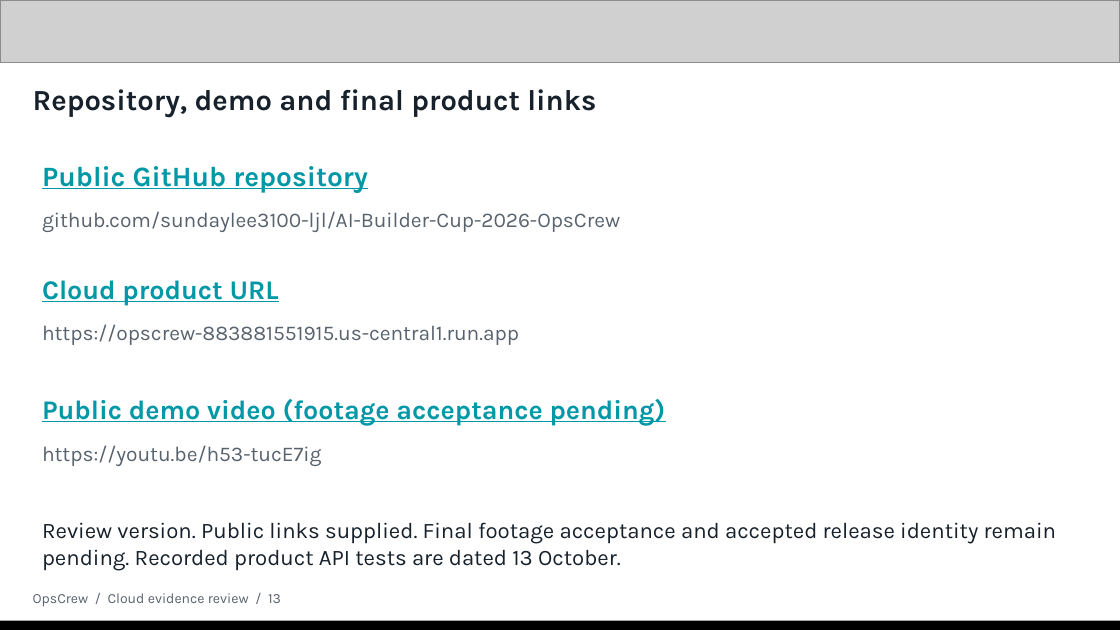
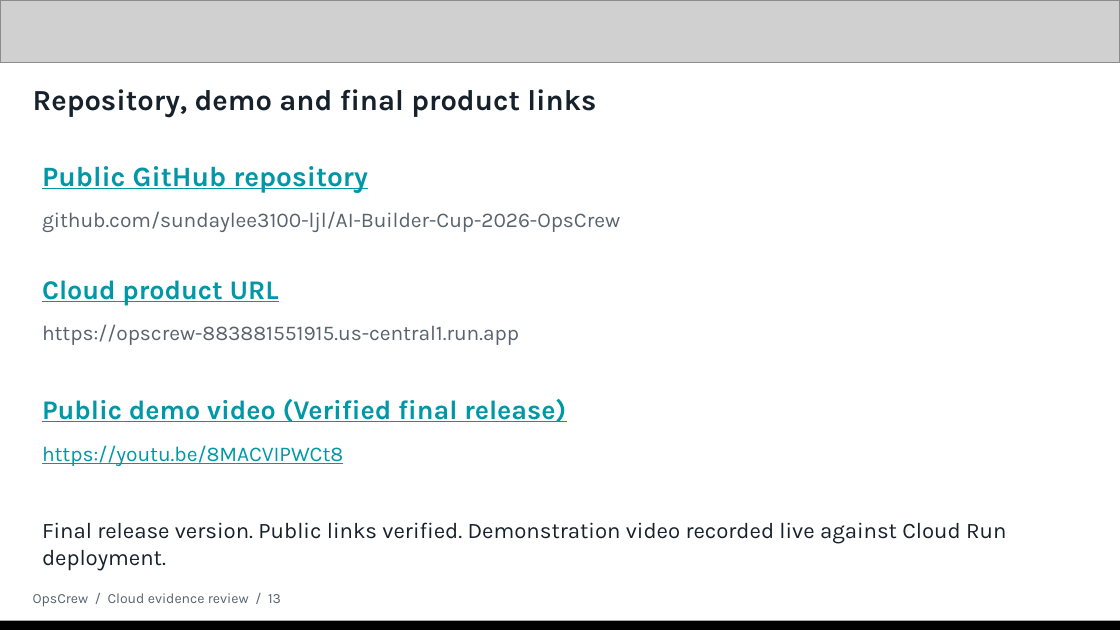
Before and after one commit to YaoIsAI/AI-Builder-Cup-2026-OpsCrew, a slide deck: slide 13 of submission/OpsCrew_Proposal_Cloud_cloud-public-links-review-2026-10-14.pptx. Drawn at 1120x630 pixels with LibreOffice and Linux fonts; fonts in the diff are those of the drawing; grey boxes stand for pictures. Boxes give left, top, right and bottom in pixels: in the first picture for what was removed or moved away, otherwise in the second. Text is boxed around its words. In the diff, an @@ line names an element or a change of style, - is before the commit and + after.

Commit message:
docs(submission): bind verified YouTube demo URL 8MACVIPWCt8 to proposal deck and release manifest

```diff
--- a/submission/OpsCrew_Proposal_Cloud_cloud-public-links-review-2026-10-14.pptx
+++ b/submission/OpsCrew_Proposal_Cloud_cloud-public-links-review-2026-10-14.pptx
@@ text at [42, 399, 566, 422]: text changed @@
-Public demo video (footage acceptance pending)
+Public demo video (Verified final release)
@@ text at [42, 445, 343, 466]: text changed; text colour #59636E to #0097A7 @@
-https://youtu.be/h53-tucE7ig
+https://youtu.be/8MACVIPWCt8
@@ text at [42, 522, 1006, 571]: text changed @@
-Review version. Public links supplied. Final footage acceptance and accepted release identity remain pending. Recorded product API tests are dated 13 October.
+Final release version. Public links verified. Demonstration video recorded live against Cloud Run deployment.
```
Also in this commit, not shown: 8 other files.
